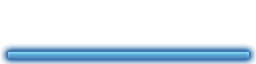
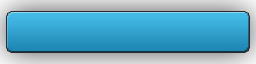
The second 256×64 image is a revision of the first. Changes to its layers:
removed group "focused" (1 layers) over (x1=8, y1=52, x2=249, y2=58)
removed layer "divider-focused" from group "focused" over (x1=8, y1=52, x2=249, y2=58)
added group "Special" with 4 layers above "Negative" over (x1=7, y1=12, x2=249, y2=52)
added group "Focused" (1st of 4, in "Special") with 1 layers in group "Special" over (x1=7, y1=12, x2=249, y2=52)
added layer "Button.BG copy 3" (2nd of 2, in "Special" › "Focused") in group "Focused" over (x1=7, y1=12, x2=249, y2=52)
